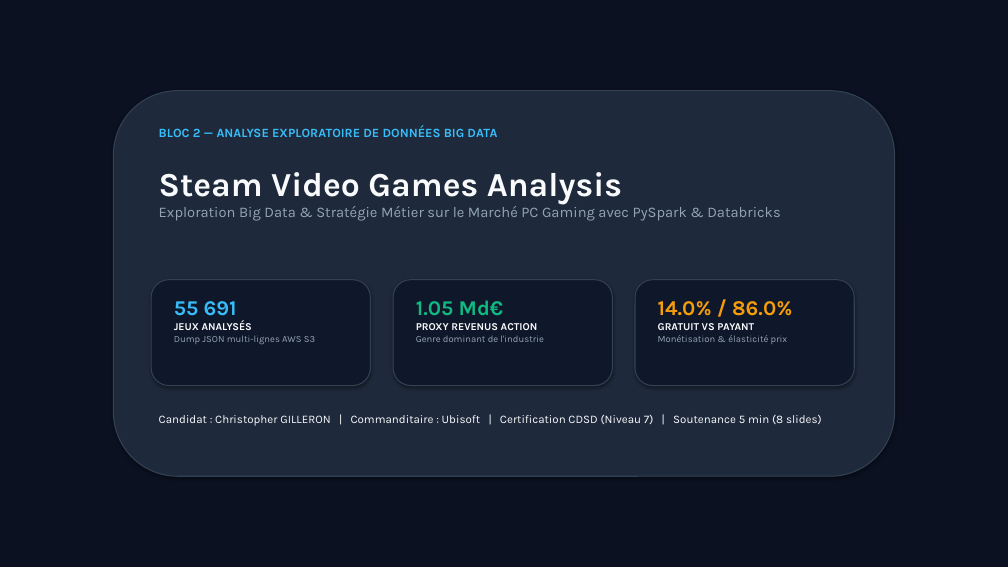
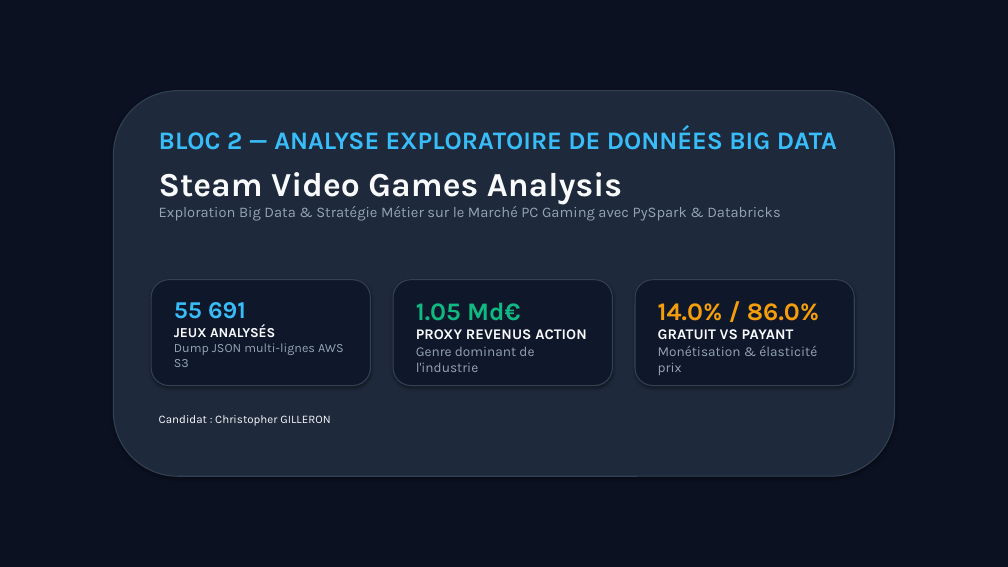
Before and after one commit to Elkristobal59/CERTIFICATION_CDSD, a slide deck: slide 1 of Bloc_2_Analyse_Exploratoire/Steam/Steam_presentation.pptx. Drawn at 1008x567 pixels with LibreOffice and Linux fonts; fonts in the diff are those of the drawing. Boxes give left, top, right and bottom in pixels: in the first picture for what was removed or moved away, otherwise in the second. Text is boxed around its words. In the diff, an @@ line names an element or a change of style, - is before the commit and + after.

```diff
--- a/Bloc_2_Analyse_Exploratoire/Steam/Steam_presentation.pptx
+++ b/Bloc_2_Analyse_Exploratoire/Steam/Steam_presentation.pptx
@@ text "BLOC 2 — ANALYSE EXPLORATOIRE ..." at [159,127,837,150]: size 12 to 24 pt @@
@@ text "55 691" at [174,302,344,367]: size 20 to 23 pt in "55 691"; size 10 to 13 pt in "JEUX ANALYSÉS"; size 9 to 12 pt in "Dump JSON multi-lignes AWS S3" @@
@@ text "1.05 Md€" at [416,302,534,372]: size 20 to 24 pt in "1.05 Md€"; size 10 to 14 pt in "PROXY REVENUS ACTION"; size 9 to 13 pt in "Genre dominant de l'industrie" @@
@@ text "14.0% / 86.0%" at [658,303,819,339]: size 20 to 24 pt in "14.0% / 86.0%"; size 10 to 14 pt in "GRATUIT VS PAYANT"; size 9 to 13 pt in "Monétisation & élasticité prix" @@
@@ text at [159,415,330,426]: text changed @@
-Candidat : Christopher GILLERON | Commanditaire : Ubisoft | Certification CDSD (Niveau 7) | Soutenance 5 min (8 slides)
+Candidat : Christopher GILLERON
```
Also in this commit, not shown: 7 other slides changed.
